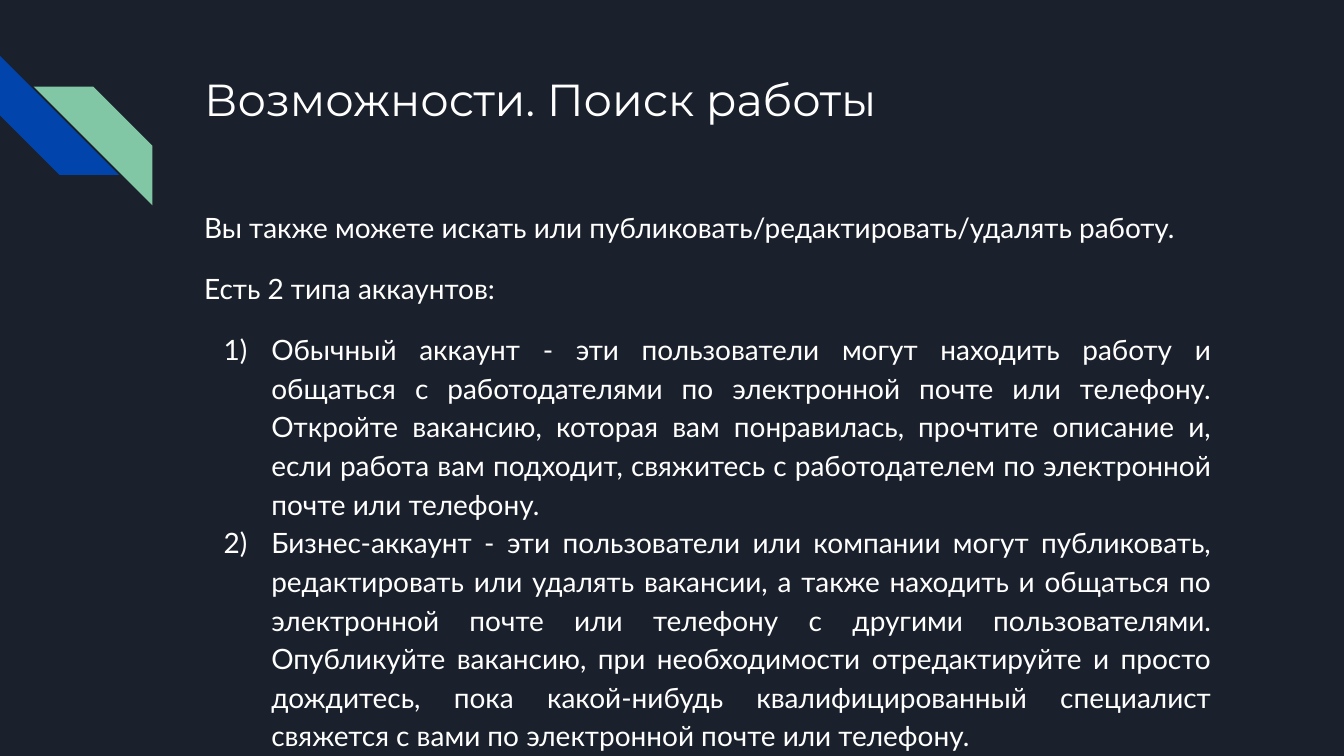
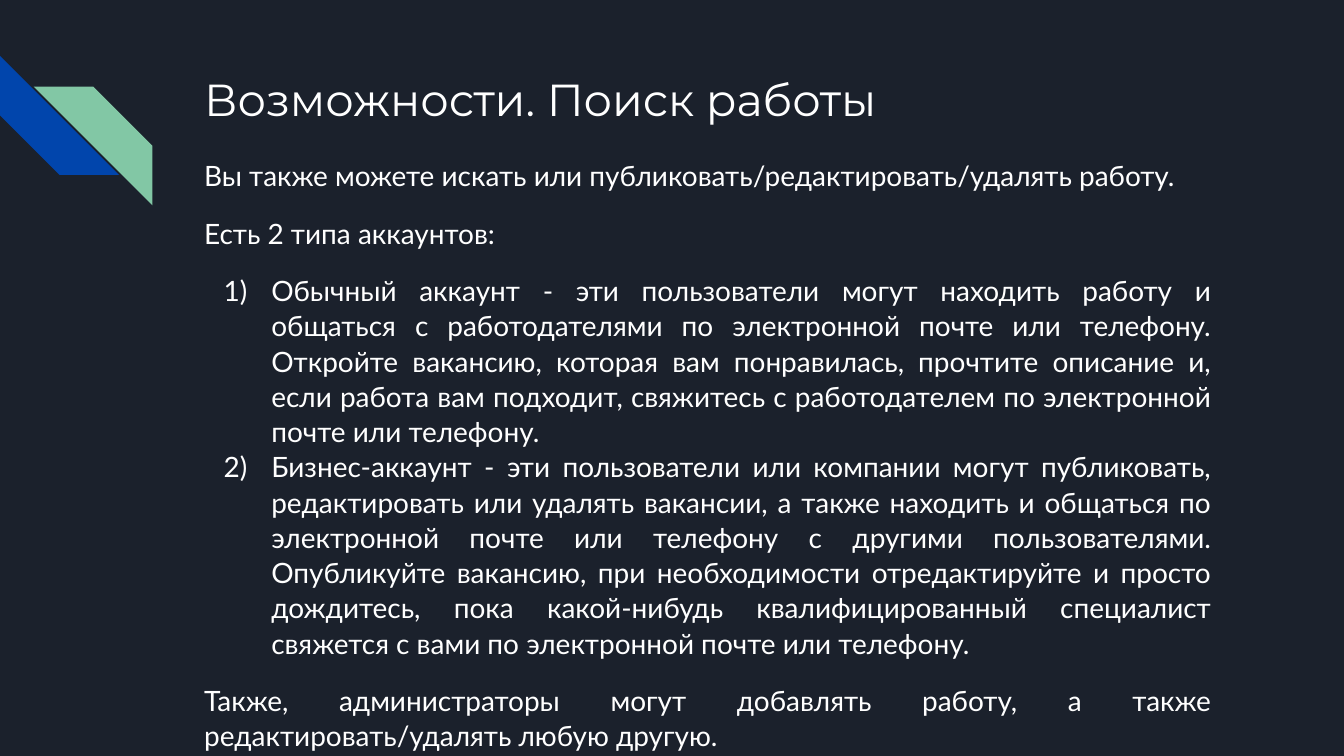
Before and after one commit to spike1236/WnSOJ, a slide deck: slide 7 of presentation_ru.pptx. Drawn at 1344x756 pixels with LibreOffice and Linux fonts; fonts in the diff are those of the drawing. Boxes give left, top, right and bottom in pixels: in the first picture for what was removed or moved away, otherwise in the second. Text is boxed around its words. In the diff, an @@ line names an element or a change of style, - is before the commit and + after.

```diff
--- a/presentation_ru.pptx
+++ b/presentation_ru.pptx
@@ text "Вы также можете искать или ...": place and size @@
-text "Вы также можете искать или ..." at (204,217,1211,713)
+text "Вы также можете искать или ..." at (204,165,1211,751)
@@ text at (204,165,1211,659): line spacing 1.15 to 1.05 @@
@@ text at (204,691,872,751): paragraph added @@
+Также, администраторы могут добавлять работу, а также редактировать/удалять любую другую.
```
Also in this commit, not shown: 3 other slides changed, 1 other file.
